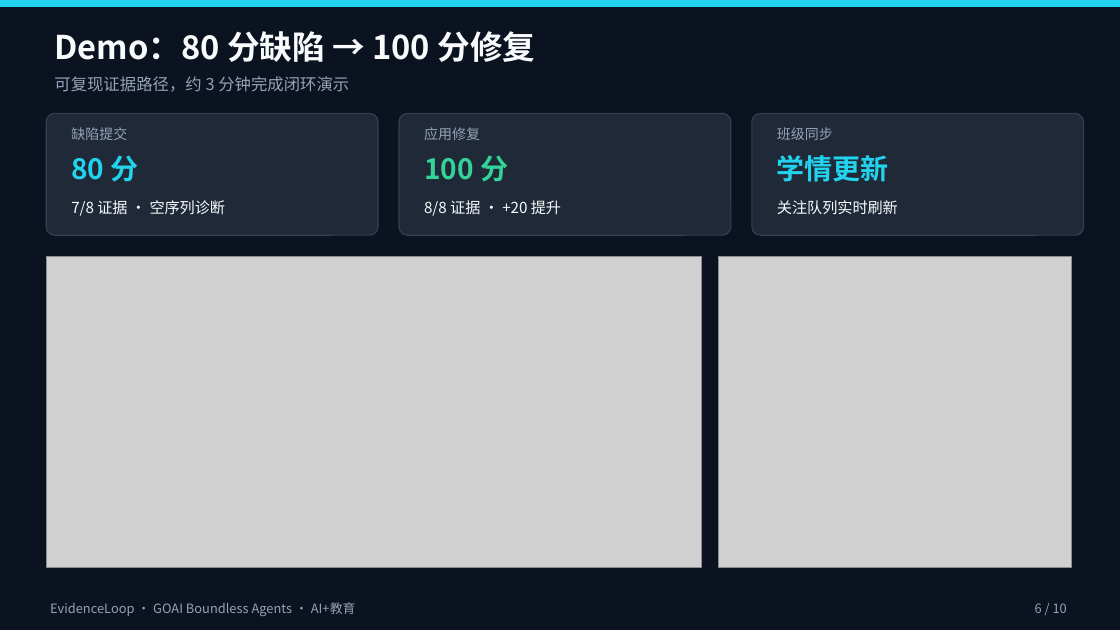
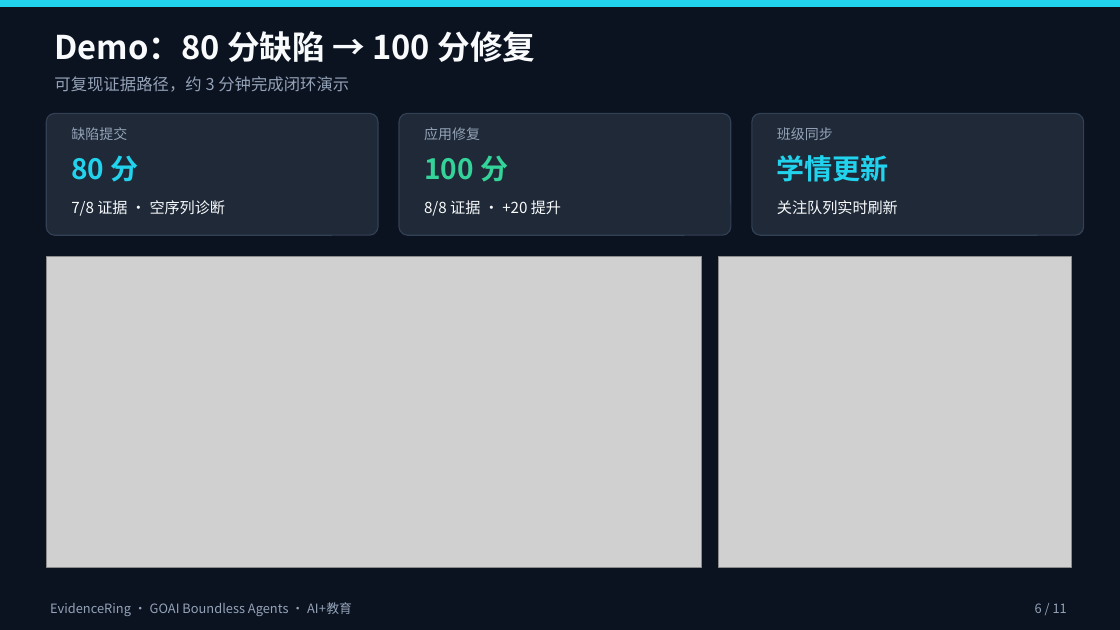
Before and after one commit to Bandersnatch0x/evidence-loop, a slide deck: slide 6 of docs/EvidenceRing-初赛路演.pptx. Drawn at 1120x630 pixels with LibreOffice and Linux fonts; fonts in the diff are those of the drawing; grey boxes stand for pictures. Boxes give left, top, right and bottom in pixels: in the first picture for what was removed or moved away, otherwise in the second. Text is boxed around its words. In the diff, an @@ line names an element or a change of style, - is before the commit and + after.

```diff
--- a/docs/EvidenceRing-初赛路演.pptx
+++ b/docs/EvidenceRing-初赛路演.pptx
@@ text at bbox=[50, 602, 352, 616]: text changed @@
-EvidenceLoop · GOAI Boundless Agents · AI+教育
+EvidenceRing · GOAI Boundless Agents · AI+教育
@@ text at bbox=[1035, 603, 1067, 613]: text changed @@
-6 / 10
+6 / 11
```
Also in this commit, not shown: 8 other slides changed, 1 slide added.
